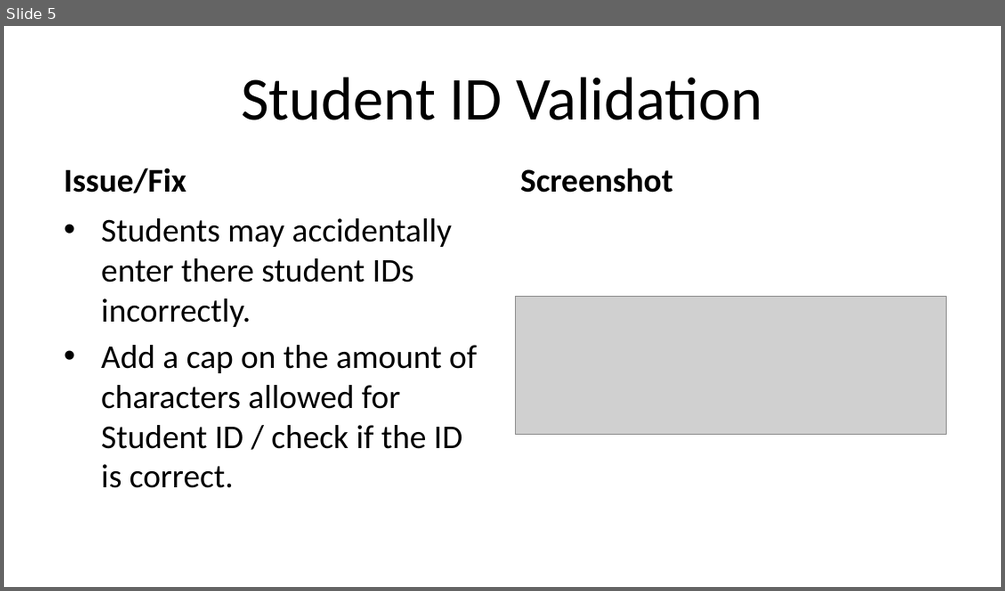
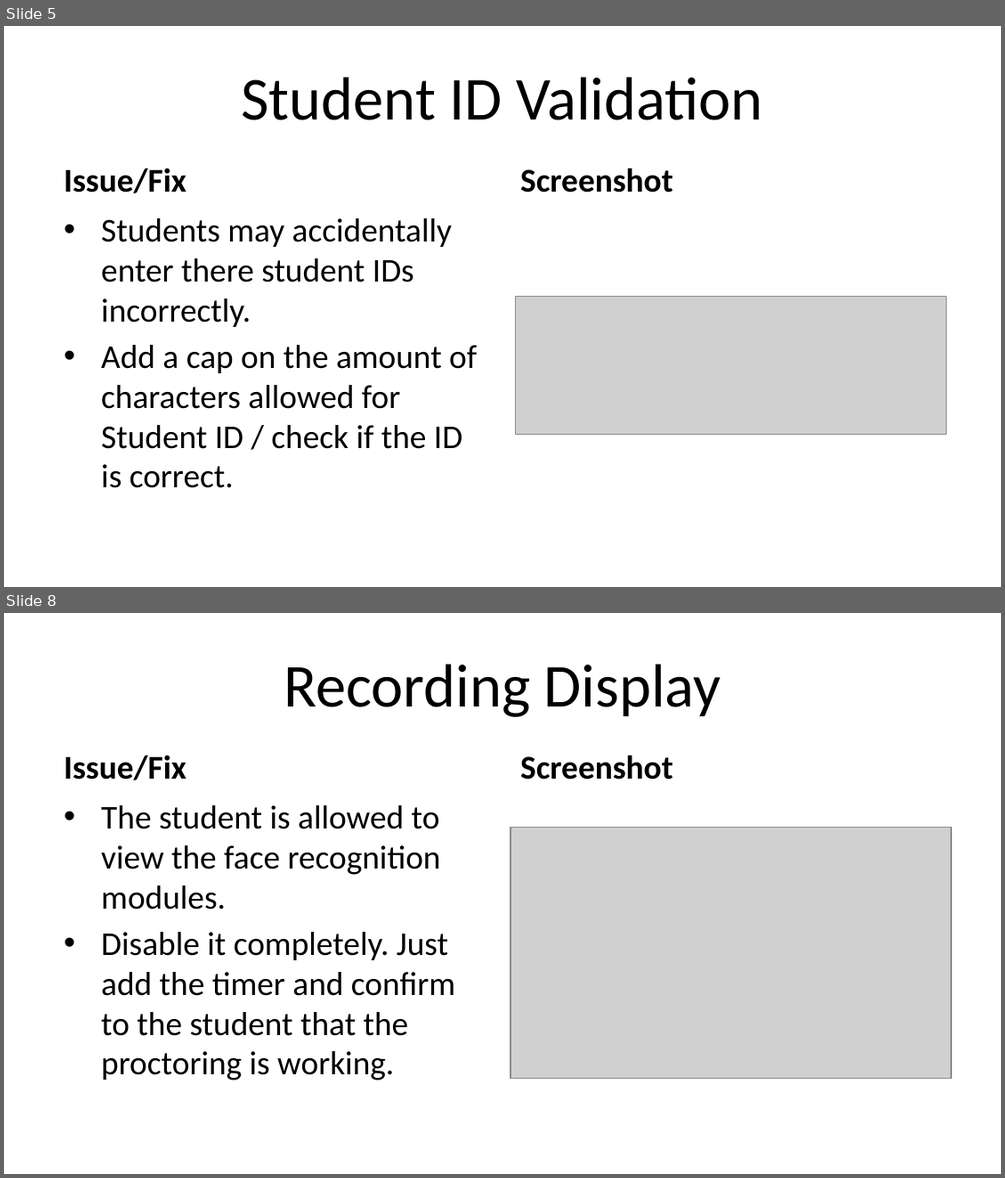
Before and after one commit to Jmackas/Proctoring_Revamp, a slide deck: proctoring/Proctoring Suggested Changes.pptx. Shown one above the other, each under a label of ours: slide 5 before the commit, slides 5 and 8 after it; the slides between them are not shown. The pictures are 1005x591 and 1005x1178 pixels, drawn with LibreOffice and Linux fonts; fonts in the diff are those of the drawing; grey boxes stand for pictures. Boxes give left, top, right and bottom in pixels: in the first picture for what was removed or moved away, otherwise in the second. Text is boxed around its words. In the diff, an @@ line names an element or a change of style, - is before the commit and + after.

Commit message:
proctoring suggestions

```diff
--- a/proctoring/Proctoring Suggested Changes.pptx
+++ b/proctoring/Proctoring Suggested Changes.pptx
@@ slide 8 added at <box>4,613,1001,1174</box>, background #FFFFFF @@
@@ title added at <box>283,664,721,717</box>, 44 pt, text #000000 @@
+Recording Display
@@ text added at <box>64,755,186,780</box>, 24 pt, text #000000, bold @@
+Issue/Fix
@@ text added at <box>520,755,673,779</box>, 24 pt, text #000000, bold @@
+Screenshot
@@ text added at <box>101,805,455,1080</box>, 24 pt, text #000000 @@
+• The student is allowed to view the face recognition modules.
+• Disable it completely. Just add the timer and confirm to the student that the proctoring is working.
@@ picture added at <box>510,827,951,1078</box> @@
```
Also in this commit, not shown: 1 slide changed, 2 other slides added.
